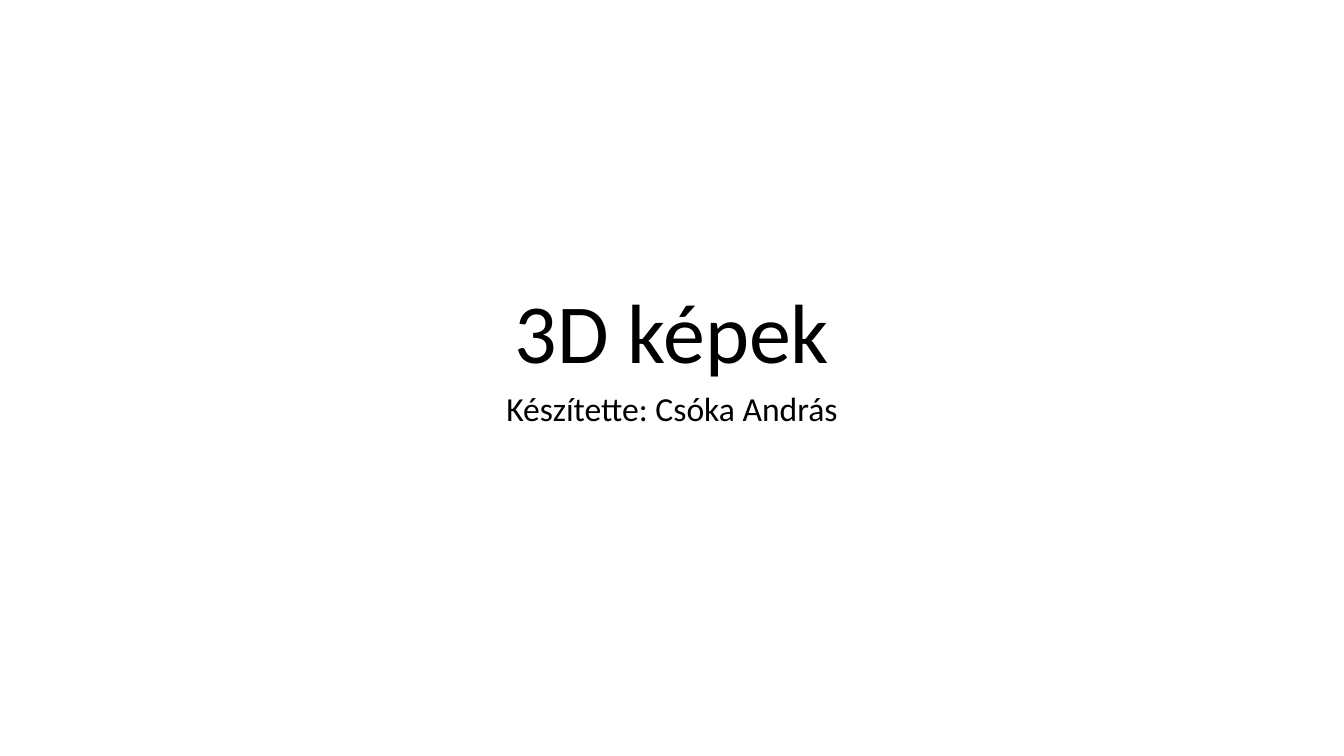
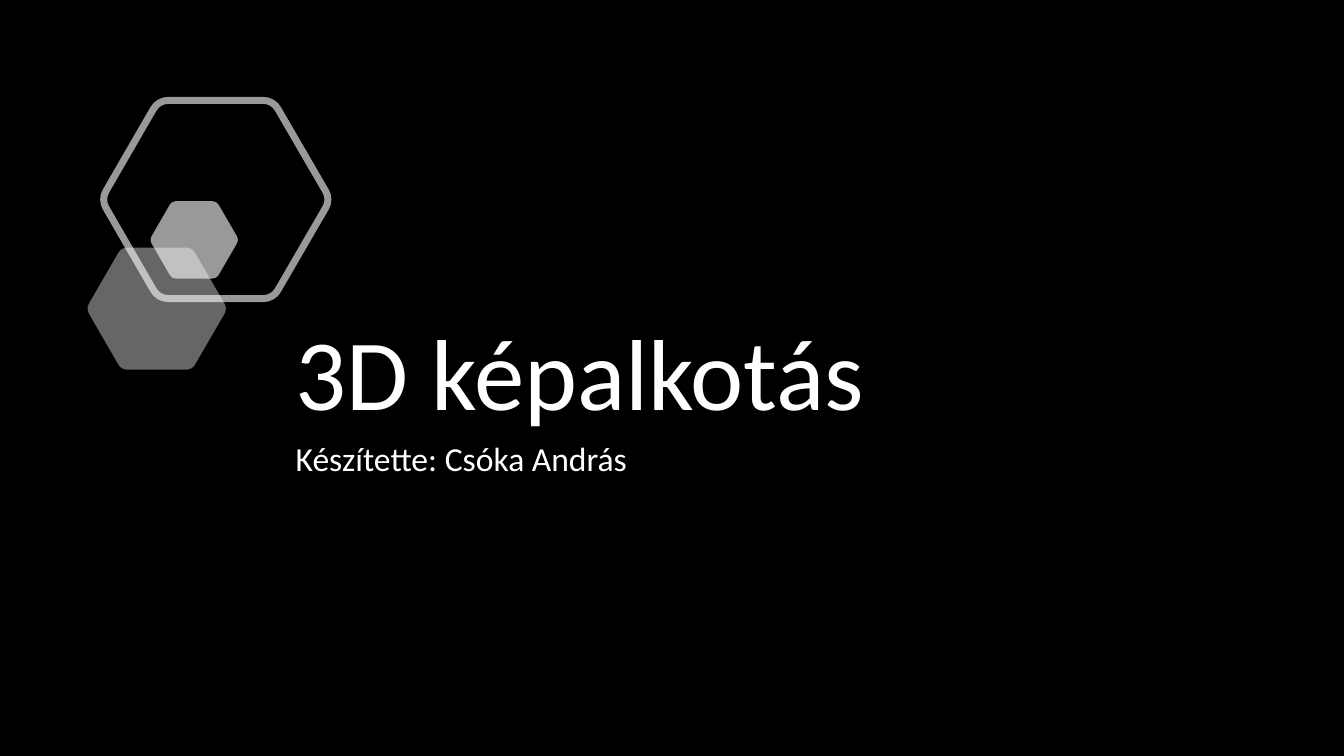
Before and after one commit to csokaandras/paprika, a slide deck: slide 1 of BemutatóCsókaAndrás.pptx. Drawn at 1344x756 pixels with LibreOffice and Linux fonts; fonts in the diff are those of the drawing; background and template pictures are left out. Boxes give left, top, right and bottom in pixels: in the first picture for what was removed or moved away, otherwise in the second. Text is boxed around its words. In the diff, an @@ line names an element or a change of style, - is before the commit and + after.

```diff
--- a/BemutatóCsókaAndrás.pptx
+++ b/BemutatóCsókaAndrás.pptx
@@ background #FFFFFF to picture (left out) @@
@@ freeform shape added at box(103, 101, 329, 299), outline #FFFFFF 5 pt @@
@@ freeform shape added at box(150, 202, 238, 279), fill #FFFFFF at 60% opacity @@
@@ freeform shape added at box(87, 248, 226, 370), fill #FFFFFF at 40% opacity @@
@@ title at box(296, 340, 864, 427): text changed; size 60 to 72 pt; text colour #000000 to #FFFFFF @@
-3D képek
+3D képalkotás
@@ subtitle "Készítette: Csóka András": place and size @@
-subtitle "Készítette: Csóka András" at box(506, 397, 838, 422)
+subtitle "Készítette: Csóka András" at box(296, 447, 627, 472)
@@ subtitle "Készítette: Csóka András" at box(296, 447, 627, 472): text colour #000000 to #FFFFFF; alignment centre to left @@
```
Also in this commit, not shown: 2 other slides changed, 8 slides added, 11 slides removed.
